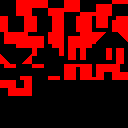
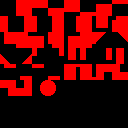
Layer changes from the first (128, 128) image to the second:
painted on "Collision" over bbox(40, 80, 56, 96)
